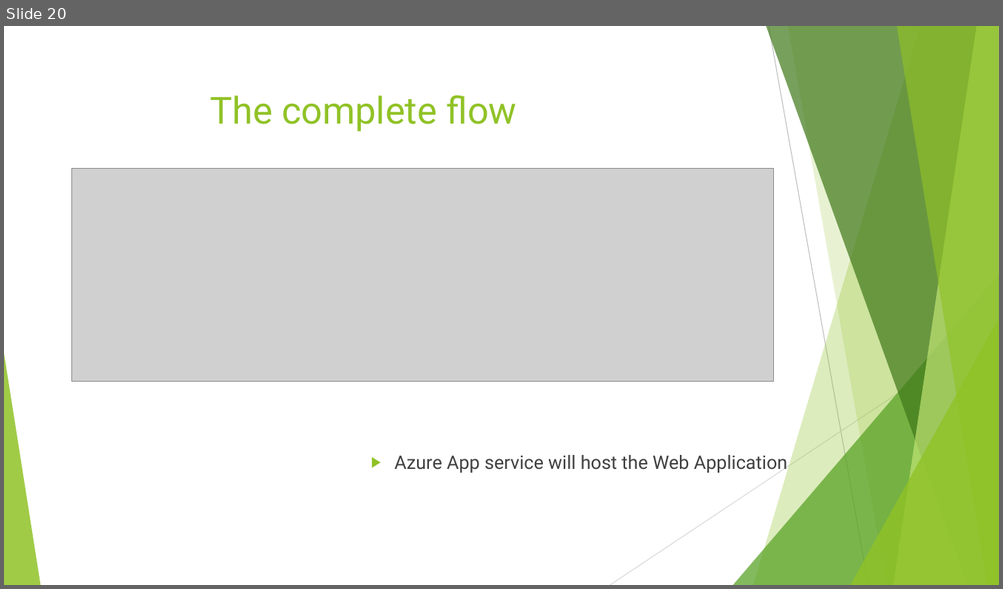
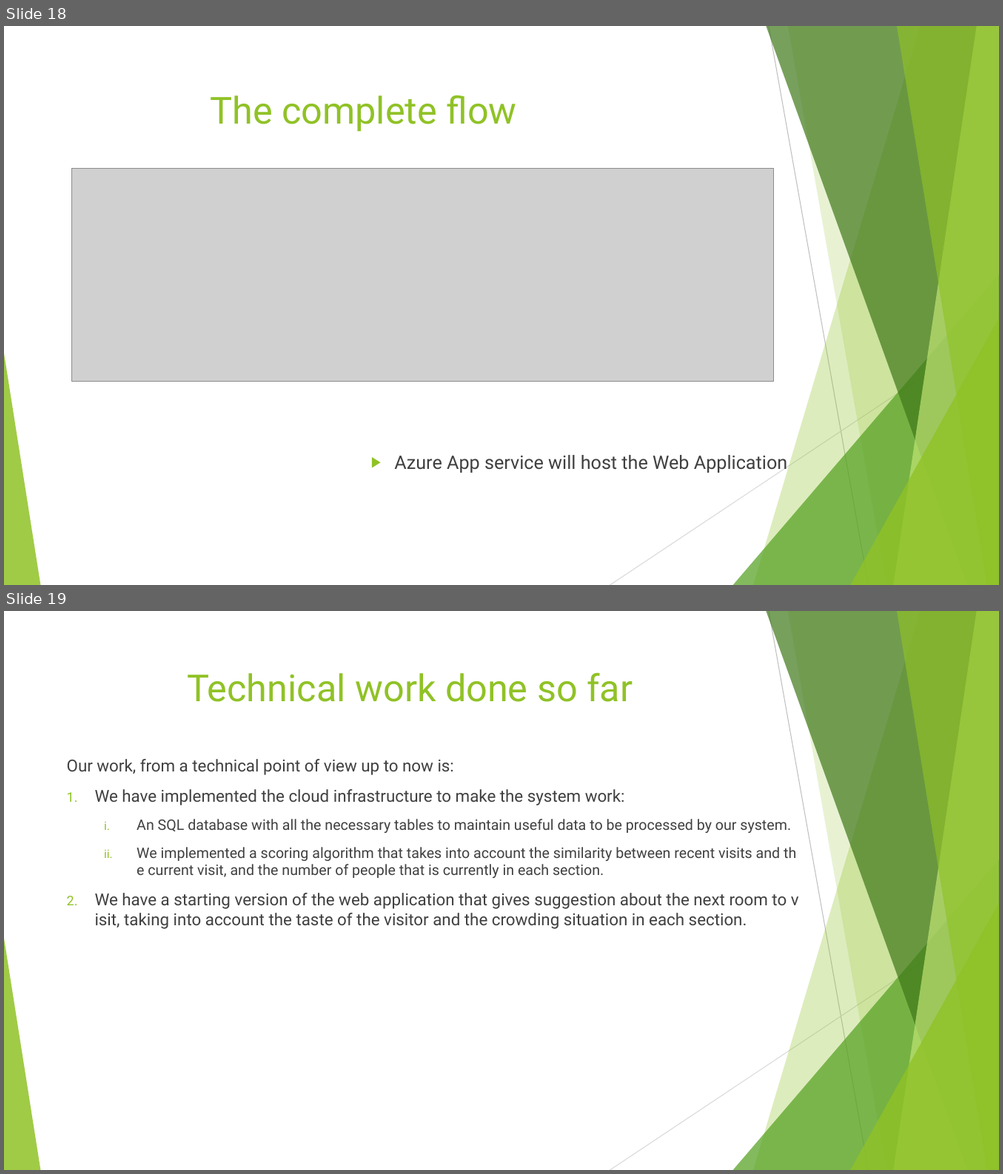
Before and after one commit to LuigiSigillo/NextRoom, a slide deck: Documents/Presentations/Second_presentation.pptx. Shown one above the other, each under a label of ours: slide 20 before the commit, slides 18 and 19 after it. The pictures are 1003x589 and 1003x1174 pixels, drawn with LibreOffice and Linux fonts; fonts in the diff are those of the drawing; grey boxes stand for pictures. Boxes give left, top, right and bottom in pixels: in the first picture for what was removed or moved away, otherwise in the second. Text is boxed around its words. In the diff, an @@ line names an element or a change of style, - is before the commit and + after.

```diff
--- a/Documents/Presentations/Second_presentation.pptx
+++ b/Documents/Presentations/Second_presentation.pptx
@@ slide 19 added at box(4, 611, 999, 1170), background #FFFFFF; not listed: 10 template elements that a slide beside it also shows @@
@@ title added at box(187, 672, 632, 702), 36 pt, text #90C226 @@
+Technical work done so far
@@ text added at box(67, 759, 791, 929), 16 pt, text #404040 @@
+Our work, from a technical point of view up to now is:
+1. We have implemented the cloud infrastructure to make the system work:
+  i. An SQL database with all the necessary tables to maintain useful data to be processed by our system.
+  ii. We implemented a scoring algorithm that takes into account the similarity between recent visits and the current visit, and the number of people that is currently in each section.
+2. We have a starting version of the web application that gives suggestion about the next room to visit, taking into account the taste of the visitor and the crowding situation in each section.
@@ what was slide 20 is now slide 18 @@
```
Also in this commit, not shown: 3 slides changed, 3 other slides added, 6 other files.
